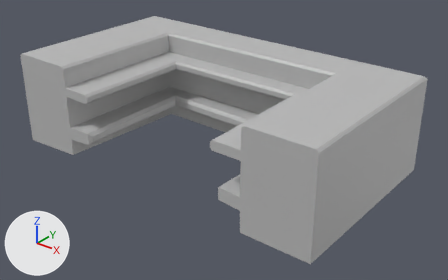
The FBX model BartenderTales/Assets/Mesh/Saloon/Saloon_011_Bar.fbx as it was, and as the next commit left it.
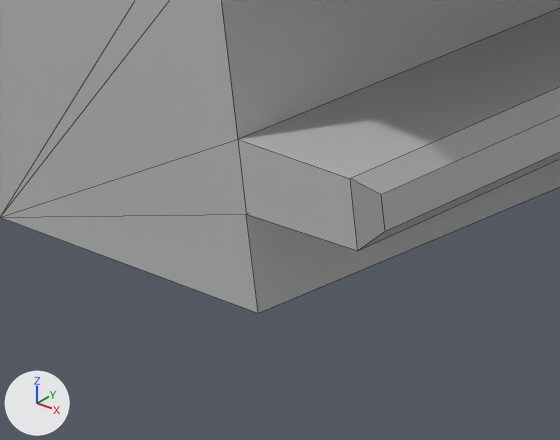
Old and new are each drawn whole from a camera (50 mm lens) standing at (3.507, -10.998, 8.781) and looking at (0.091, -6.728, 6.133) and again close up on the part from 7% to 27% of the width and 38% to 62% of the height. Lighting does not change. The marker at lower left points along +X, +Y and +Z. The close-ups show mesh edges as thin lines. Where no turn or scale is listed for an object, it has been applied to the vertices.

The first close-up shows 'Saloon_011_Bar'.
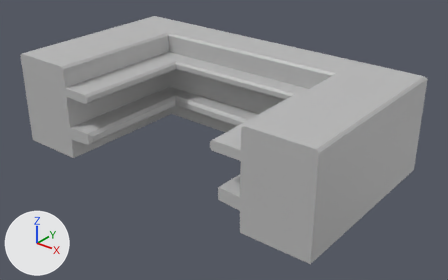
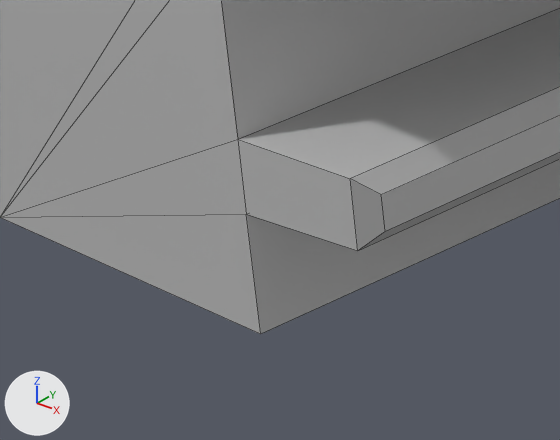
The newer file is also turned or shifted as a whole; pictures and numbers use the older file's frame.

Where the change shows, as pixel boxes (x1, y1, x2, y2) in the close-ups (560 x 440 px):
'Saloon_011_Bar', reshaped: before (0, 0, 560, 313); after (0, 0, 560, 334)
part 1 of me_mesh, cut back: before (0, 159, 560, 313); after (0, 159, 560, 334)

The change, as a diff of the scene's bpy script:
```diff
--- a/BartenderTales/Assets/Mesh/Saloon/Saloon_011_Bar.fbx.py
+++ b/BartenderTales/Assets/Mesh/Saloon/Saloon_011_Bar.fbx.py
@@ me_mesh @@
 me_mesh.from_pydata(...)  # 72 vertices, 74 faces; spans x -1.68..1.74, y 0.0..1.89, z 0.0..0.96
 # used by ob_saloon_011_bar; location = (-0.094, -7.636, 5.913)
 # verts and faces of me_mesh; kept vertices keep their numbers, new ones are numbered from 72
 # before: 0 (-1.68, 0.0, 0.0), 1 (-1.01, 0.0, 0.04) at pixel (258, 313), 2 (-1.68, 1.89, 0.0), 3 (-1.01, 1.42, 0.0), 4 (1.07, 0.0, 0.0)
 # before: 5 (1.74, 0.0, 0.0), 6 (1.74, 1.89, 0.0), 7 (1.07, 1.42, 0.0)
+# me_mesh part 1
+delete_faces([(0, 2, 3, 1), (4, 7, 6, 5), (2, 6, 7, 3)])
+verts[1] = (-1.01, 0.0, 0.0)  # moved, pixel (260, 333)
 me_mesh.materials.append(mat_lambert2)
```
